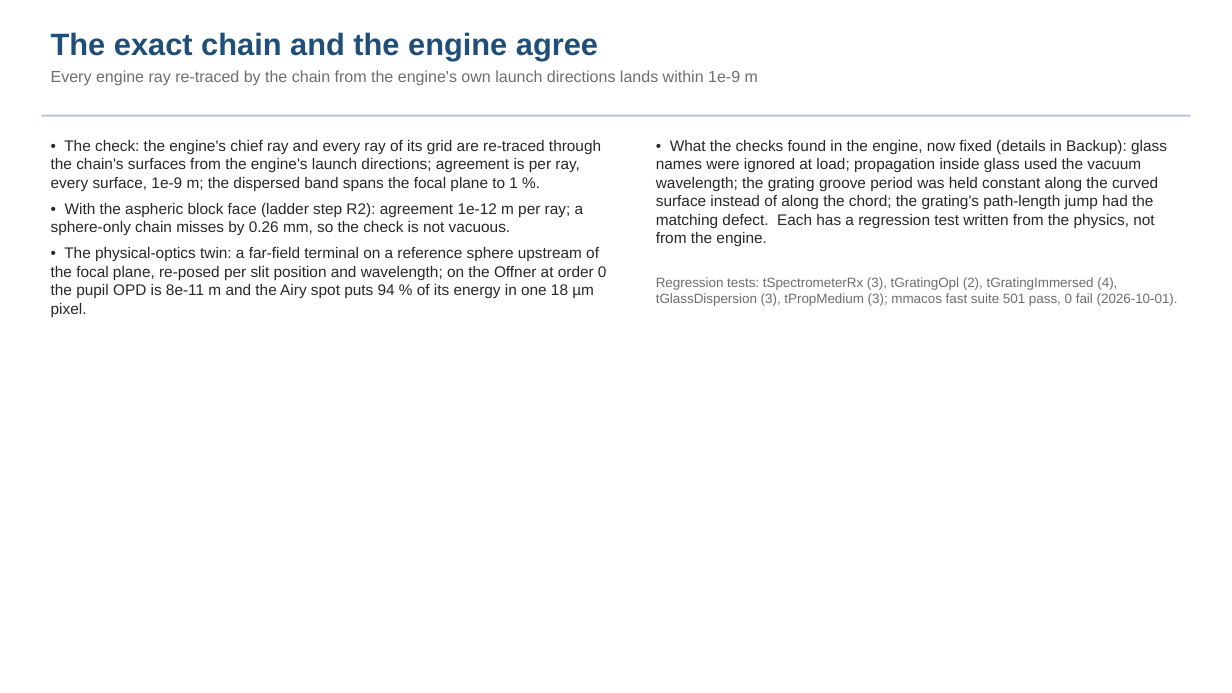
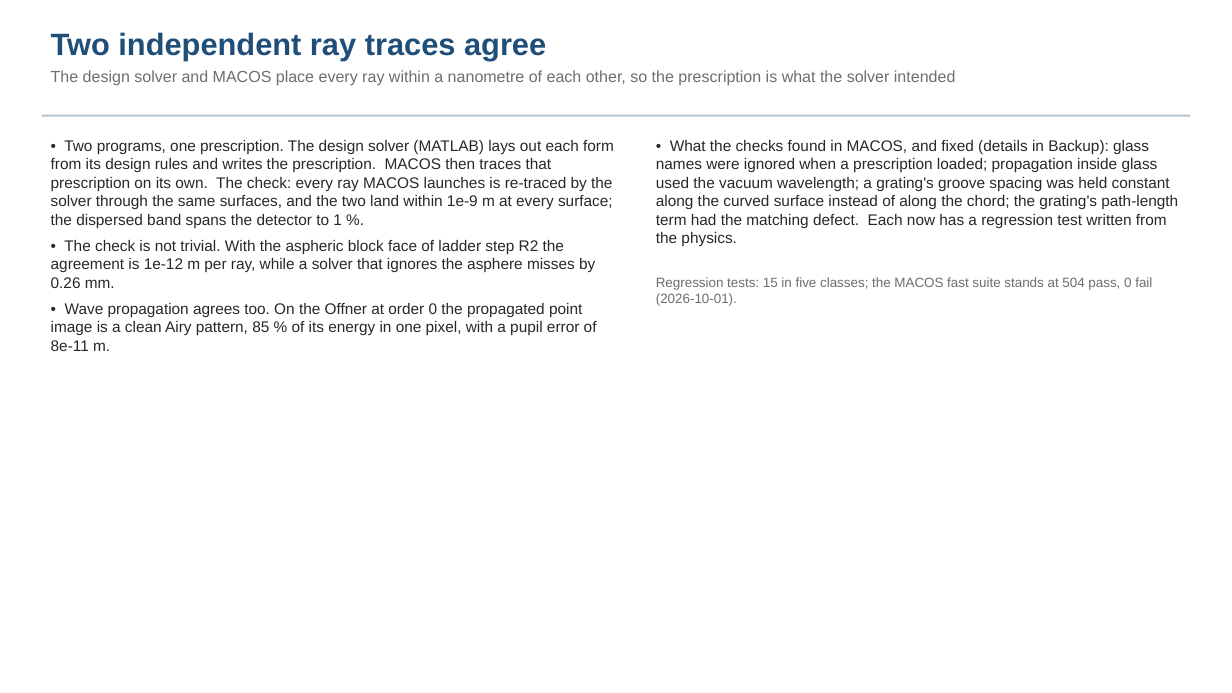
Before and after one commit to nasa-jpl/macos, a slide deck: slide 8 of demo_session/deck_dyson.pptx. Drawn at 1232x693 pixels with LibreOffice and Linux fonts; fonts in the diff are those of the drawing. Boxes give left, top, right and bottom in pixels: in the first picture for what was removed or moved away, otherwise in the second. Text is boxed around its words. In the diff, an @@ line names an element or a change of style, - is before the commit and + after.

```diff
--- a/demo_session/deck_dyson.pptx
+++ b/demo_session/deck_dyson.pptx
@@ text at (51,32,956,86): text changed @@
-The exact chain and the engine agree
-Every engine ray re-traced by the chain from the engine's own launch directions lands within 1e-9 m
+Two independent ray traces agree
+The design solver and MACOS place every ray within a nanometre of each other, so the prescription is what the solver intended
@@ text at (51,140,614,351): text changed @@
-• The check: the engine's chief ray and every ray of its grid are re-traced through the chain's surfaces from the engine's launch directions; agreement is per ray, every surface, 1e-9 m; the dispersed band spans the focal plane to 1 %.
-• With the aspheric block face (ladder step R2): agreement 1e-12 m per ray; a sphere-only chain misses by 0.26 mm, so the check is not vacuous.
-• The physical-optics twin: a far-field terminal on a reference sphere upstream of the focal plane, re-posed per slit position and wavelength; on the Offner at order 0 the pupil OPD is 8e-11 m and the Airy spot puts 94 % of its energy in one 18 µm pixel.
+• Two programs, one prescription. The design solver (MATLAB) lays out each form from its design rules and writes the prescription. MACOS then traces that prescription on its own. The check: every ray MACOS launches is re-traced by the solver through the same surfaces, and the two land within 1e-9 m at every surface; the dispersed band spans the detector to 1 %.
+• The check is not trivial. With the aspheric block face of ladder step R2 the agreement is 1e-12 m per ray, while a solver that ignores the asphere misses by 0.26 mm.
+• Wave propagation agrees too. On the Offner at order 0 the propagated point image is a clean Airy pattern, 85 % of its energy in one pixel, with a pupil error of 8e-11 m.
@@ text at (656,140,1178,246): text changed @@
-• What the checks found in the engine, now fixed (details in Backup): glass names were ignored at load; propagation inside glass used the vacuum wavelength; the grating groove period was held constant along the curved surface instead of along the chord; the grating's path-length jump had the matching defect. Each has a regression test written from the physics, not from the engine.
+• What the checks found in MACOS, and fixed (details in Backup): glass names were ignored when a prescription loaded; propagation inside glass used the vacuum wavelength; a grating's groove spacing was held constant along the curved surface instead of along the chord; the grating's path-length term had the matching defect. Each now has a regression test written from the physics.
@@ text at (656,277,1152,306): text changed @@
-Regression tests: tSpectrometerRx (3), tGratingOpl (2), tGratingImmersed (4), tGlassDispersion (3), tPropMedium (3); mmacos fast suite 501 pass, 0 fail (2026-10-01).
+Regression tests: 15 in five classes; the MACOS fast suite stands at 504 pass, 0 fail (2026-10-01).
```
Also in this commit, not shown: 3 other slides changed, 1 slide removed, 1 other file.
